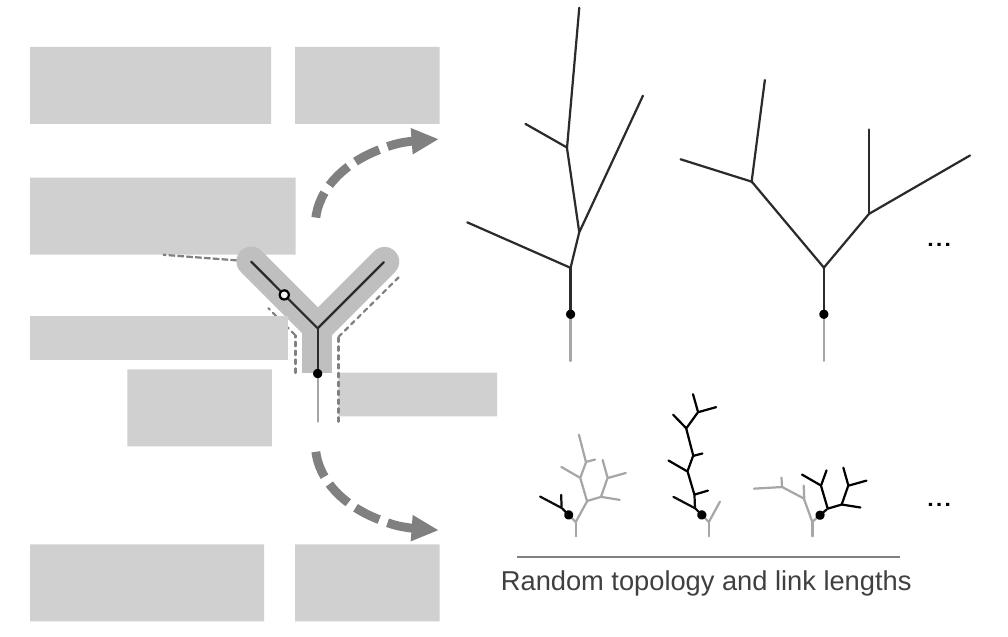
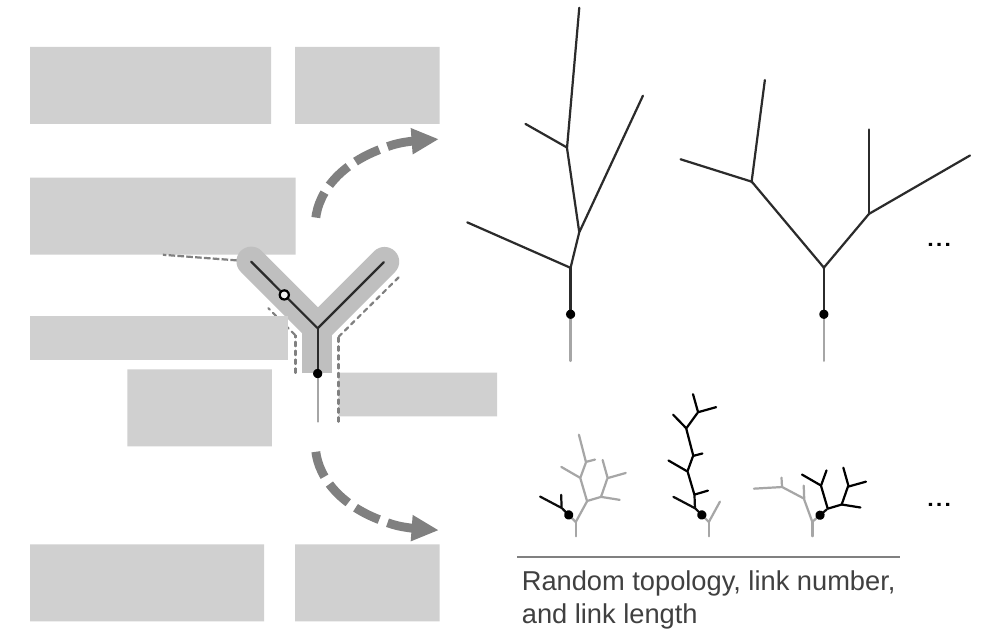
Before and after one commit to aterui/public-proj_fcl-river-synthesis, a slide deck: slide 1 of tex/figure_scheme.pptx. Drawn at 1008x637 pixels with LibreOffice and Linux fonts; fonts in the diff are those of the drawing; grey boxes stand for pictures. Boxes give left, top, right and bottom in pixels: in the first picture for what was removed or moved away, otherwise in the second. Text is boxed around its words. In the diff, an @@ line names an element or a change of style, - is before the commit and + after.

```diff
--- a/tex/figure_scheme.pptx
+++ b/tex/figure_scheme.pptx
@@ text at <box>522,570,895,627</box>: text changed @@
-Random topology and link lengths
+Random topology, link number,
+and link length
```
Also in this commit, not shown: 5 other files.
